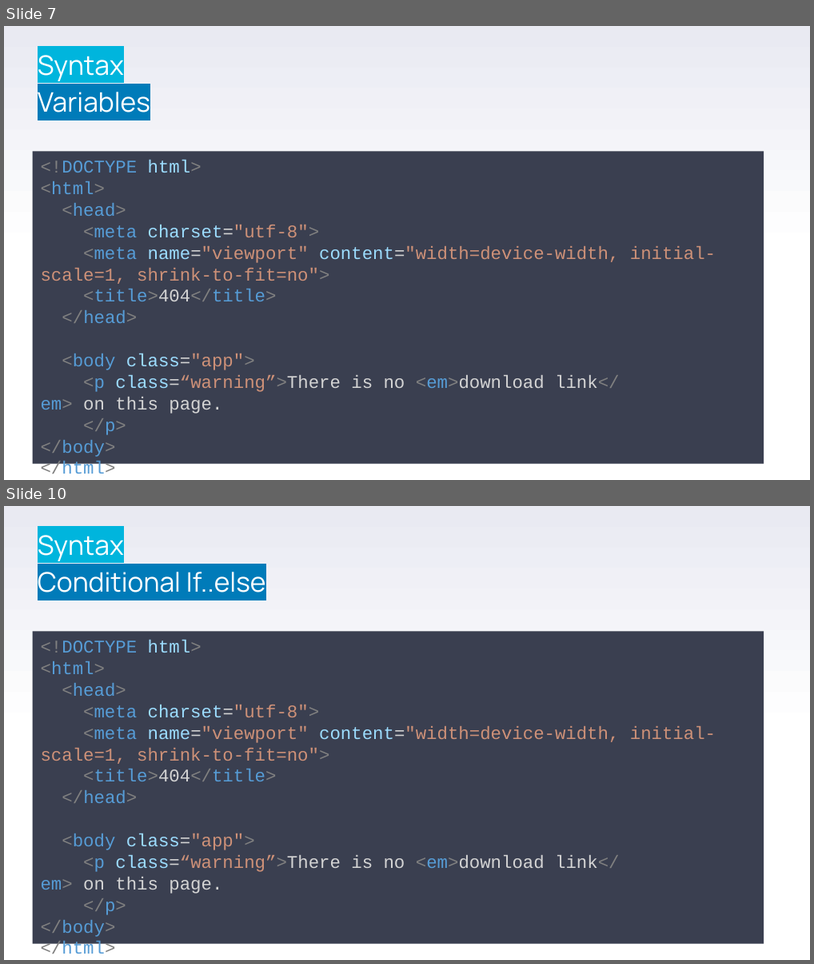
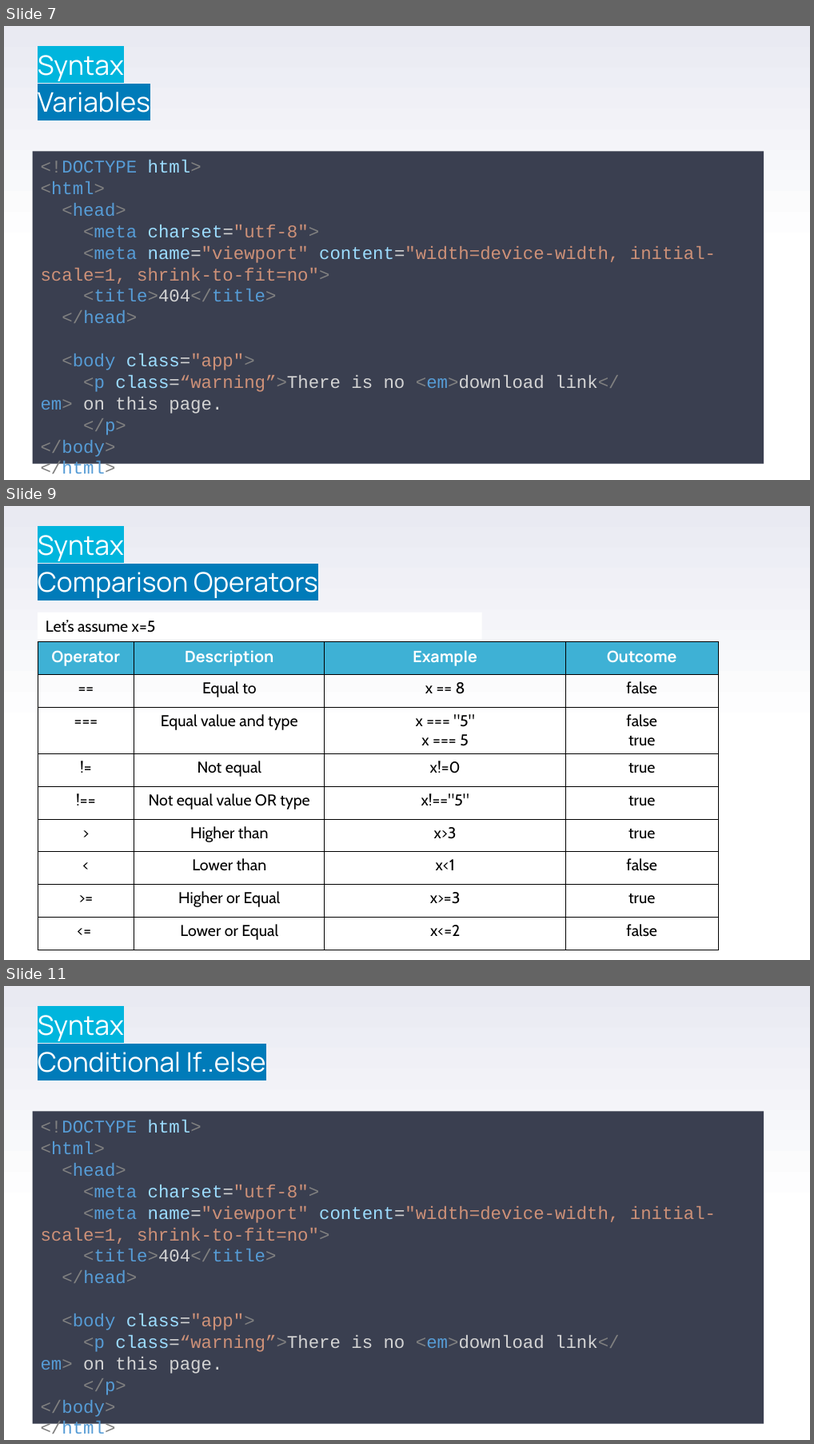
Before and after one commit to stefanofiorenza/KNITS, a slide deck: Programs/Trainings/01-FE/BasicJS/KNITS-Syntax.pptx. Shown one above the other, each under a label of ours: slides 7 and 10 before the commit, slides 7, 9 and 11 after it; the slides between them are not shown. The pictures are 814x964 and 814x1444 pixels, drawn with LibreOffice and Linux fonts; fonts in the diff are those of the drawing; background and template pictures are left out. Boxes give left, top, right and bottom in pixels: in the first picture for what was removed or moved away, otherwise in the second. Text is boxed around its words. In the diff, an @@ line names an element or a change of style, - is before the commit and + after.

```diff
--- a/Programs/Trainings/01-FE/BasicJS/KNITS-Syntax.pptx
+++ b/Programs/Trainings/01-FE/BasicJS/KNITS-Syntax.pptx
@@ slide 9 added at (4, 506, 810, 960), background gradient #FFFFFF to #E9EAF2 @@
@@ text added at (38, 535, 318, 598), 24 pt, text #FFFFFF @@
+Syntax
+Comparison Operators
@@ rectangle added at (38, 612, 482, 640), fill #FFFFFF, 14 pt, text #000000 @@
+Let’s assume x=5
@@ table added at (38, 641, 718, 948), 9 rows, 4 columns @@
+Operator | Description | Example | Outcome
+== | Equal to | x == 8 | false
+=== | Equal value and type | x === "5" / x === 5 | false true
+!= | Not equal | x!=0 | true
+!== | Not equal value OR type | x!=="5" | true
+> | Higher than | x>3 | true
+< | Lower than | x<1 | false
+>= | Higher or Equal | x>=3 | true
+<= | Lower or Equal | x<=2 | false
@@ what was slide 10 is now slide 11 @@
```
Also in this commit, not shown: 1 slide changed, 1 other slide added, 1 slide removed, 1 other file.
